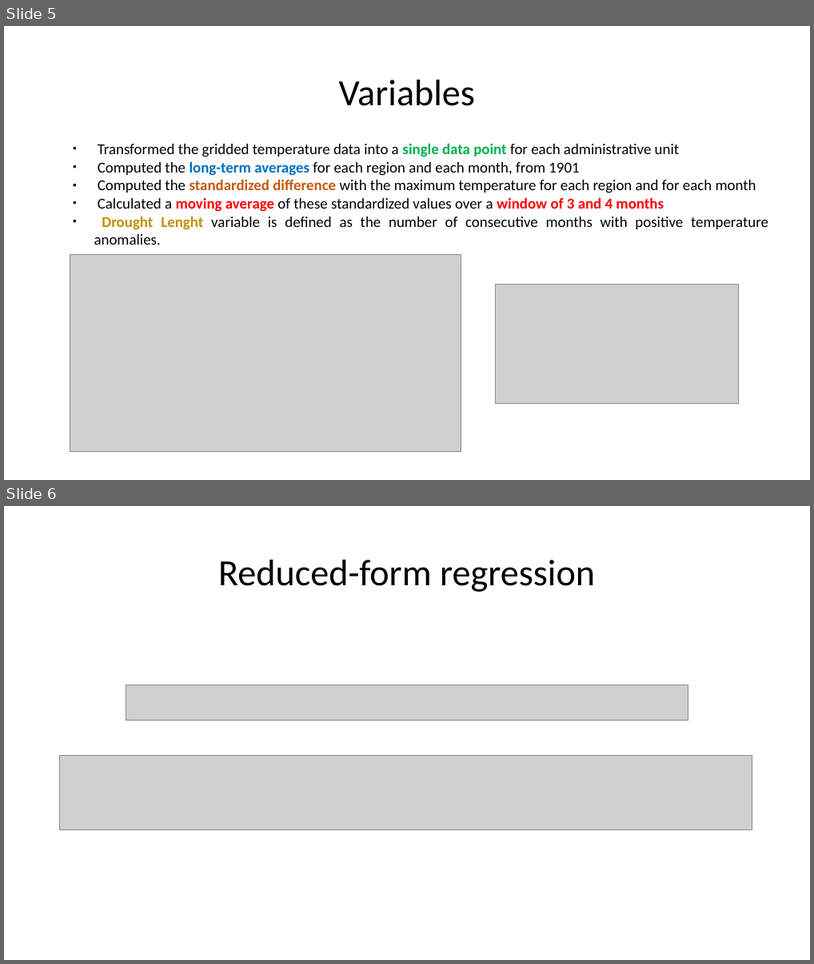
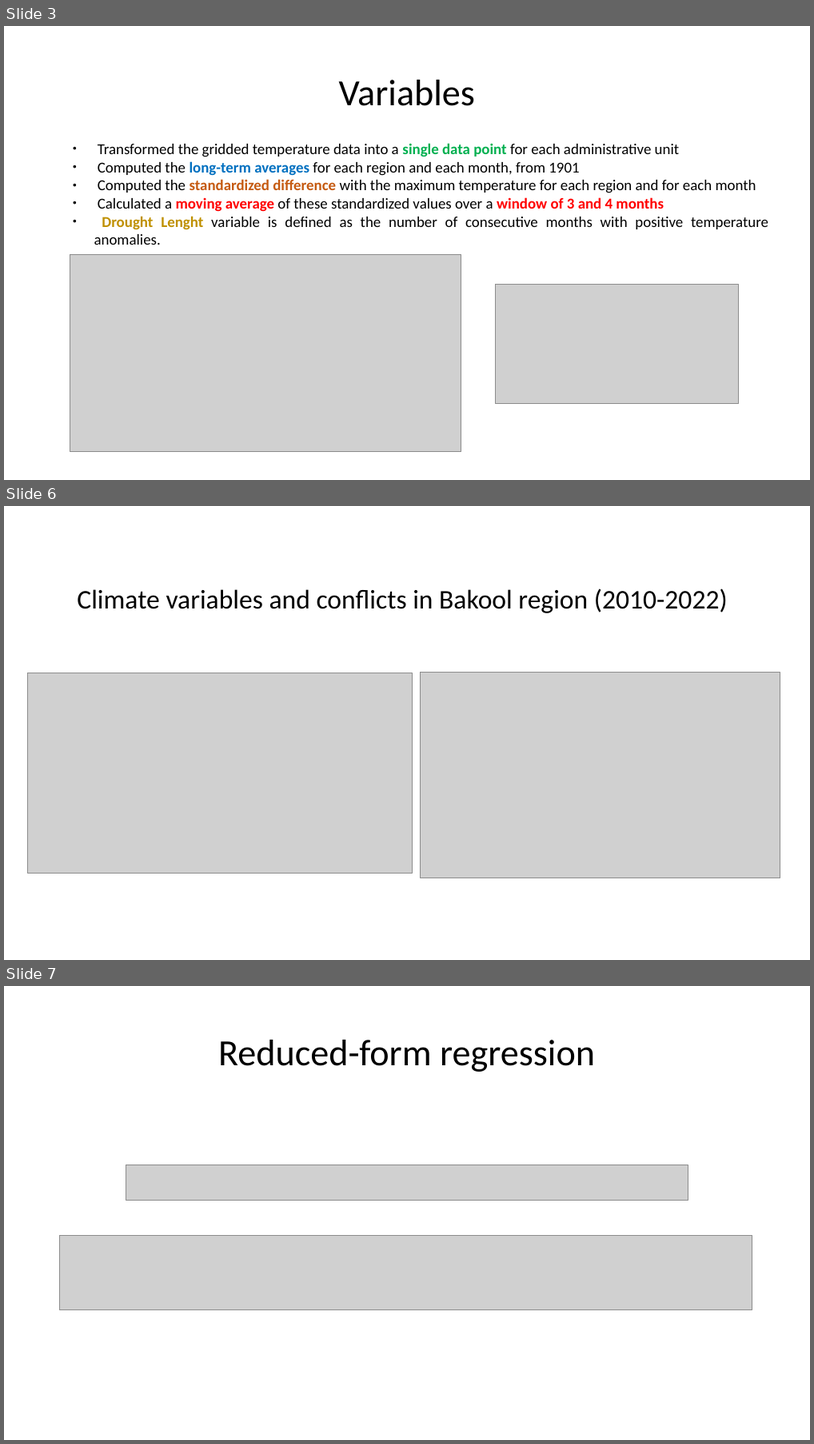
Before and after one commit to saraghivarello/Climate-and-conflict, a slide deck: Weather, conflicts and IDPs in Somalia_new.odp. Shown one above the other, each under a label of ours: slides 5 and 6 before the commit, slides 3, 6 and 7 after it; the slides between them are not shown. The pictures are 814x964 and 814x1444 pixels, drawn with LibreOffice and Linux fonts; fonts in the diff are those of the drawing; grey boxes stand for pictures. Boxes give left, top, right and bottom in pixels: in the first picture for what was removed or moved away, otherwise in the second. Text is boxed around its words. In the diff, an @@ line names an element or a change of style, - is before the commit and + after.

```diff
--- a/Weather, conflicts and IDPs in Somalia_new.odp
+++ b/Weather, conflicts and IDPs in Somalia_new.odp
@@ slide 6 added at (x1=4, y1=506, x2=810, y2=960), background #FFFFFF @@
@@ text added at (x1=77, y1=588, x2=728, y2=613), 32 pt, text #000000 @@
+Climate variables and conflicts in Bakool region (2010-2022)
@@ picture added at (x1=27, y1=673, x2=412, y2=873) @@
@@ picture added at (x1=421, y1=672, x2=781, y2=877) @@
@@ what was slide 5 is now slide 3 @@
@@ what was slide 6 is now slide 7 @@
```
Also in this commit, not shown: 2 slides changed, 2 other slides added, 2 slides removed, 2 other files.
